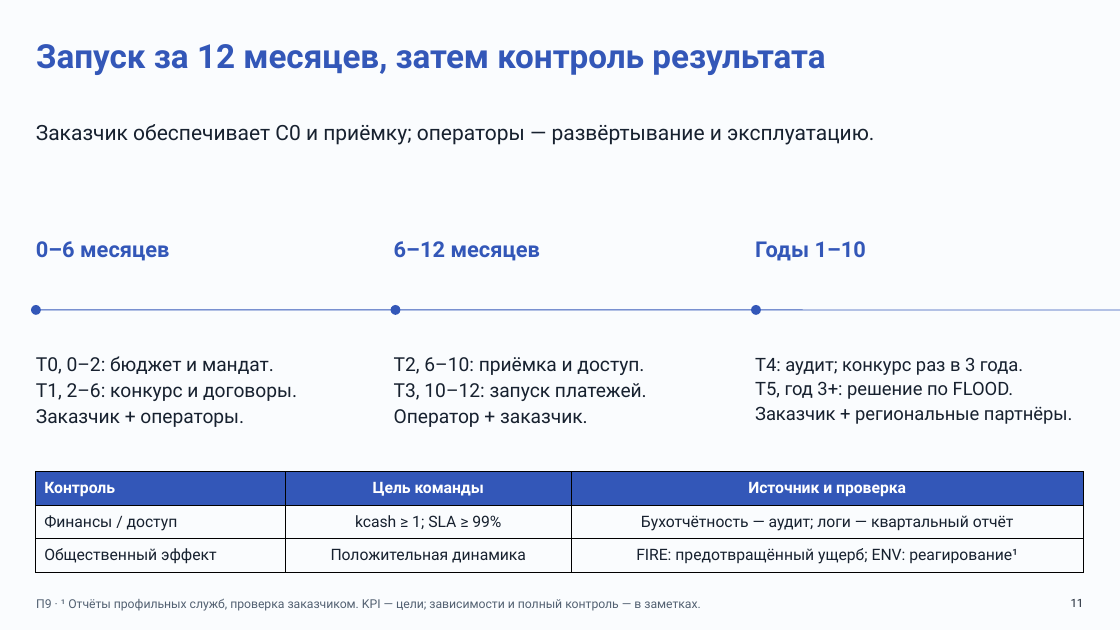
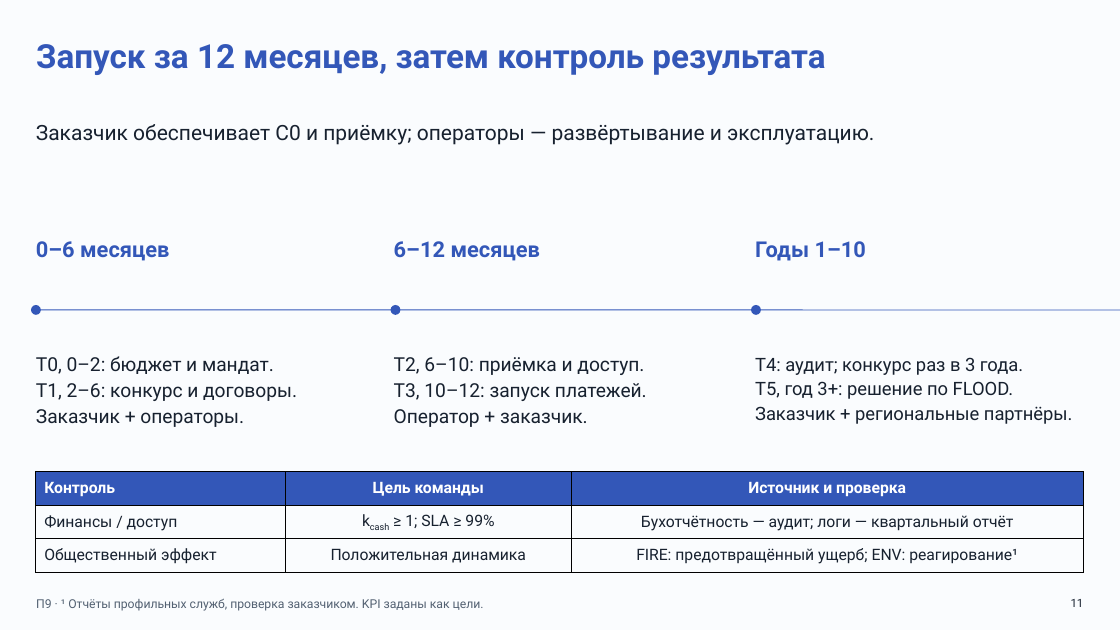
Before and after one commit to Mihail239239/Clodex_Cosmoton, a slide deck: slide 11 of presentation.pptx. Drawn at 1120x630 pixels with LibreOffice and Linux fonts; fonts in the diff are those of the drawing. Boxes give left, top, right and bottom in pixels: in the first picture for what was removed or moved away, otherwise in the second. Text is boxed around its words. In the diff, an @@ line names an element or a change of style, - is before the commit and + after.

```diff
--- a/presentation.pptx
+++ b/presentation.pptx
@@ table at box(36, 471, 1084, 572) @@
@@ now subscript in "kcash" @@
@@ text at box(36, 599, 484, 611): text changed @@
-П9 · ¹ Отчёты профильных служб, проверка заказчиком. KPI — цели; зависимости и полный контроль — в заметках.
+П9 · ¹ Отчёты профильных служб, проверка заказчиком. KPI заданы как цели.
```
Also in this commit, not shown: 11 other slides changed, 1 other file.
